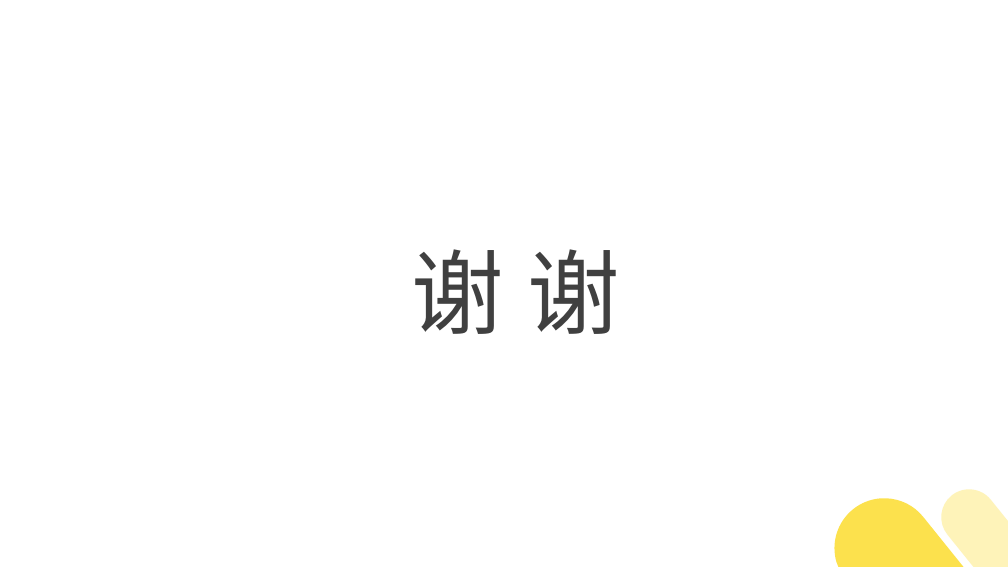
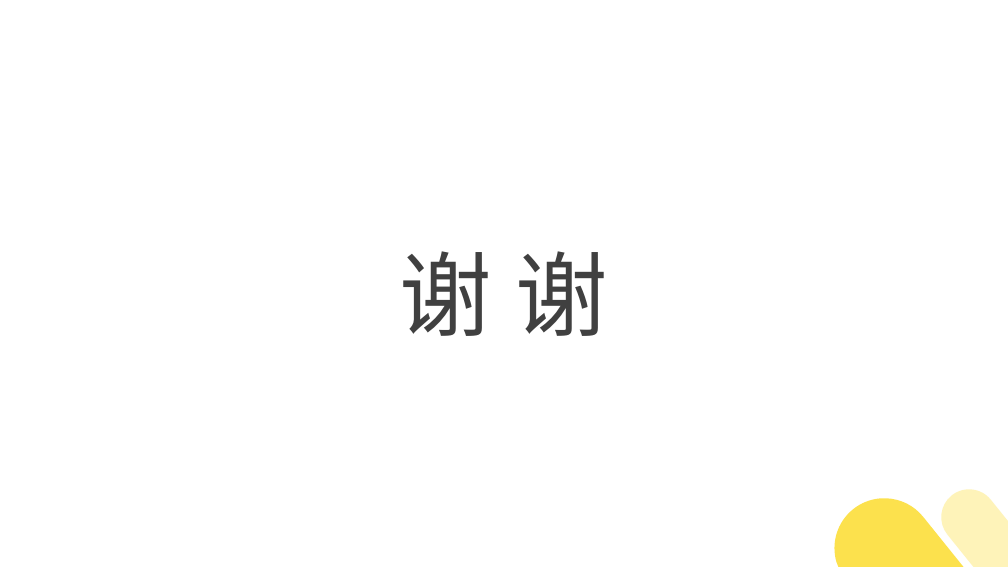
Before and after one commit to 382615666/note, a slide deck: slide 39 of 科普.pptx (slide 19 before the commit). Drawn at 1008x567 pixels with LibreOffice and Linux fonts; fonts in the diff are those of the drawing. Boxes give left, top, right and bottom in pixels: in the first picture for what was removed or moved away, otherwise in the second. Text is boxed around its words. In the diff, an @@ line names an element or a change of style, - is before the commit and + after.

```diff
--- a/科普.pptx
+++ b/科普.pptx
@@ text "谢 谢": place and size @@
-text "谢 谢" at [412,249,620,334]
+text "谢 谢" at [400,251,608,336]
```
Also in this commit, not shown: 11 other slides changed, 26 slides added, 6 slides removed, 2 other files.
